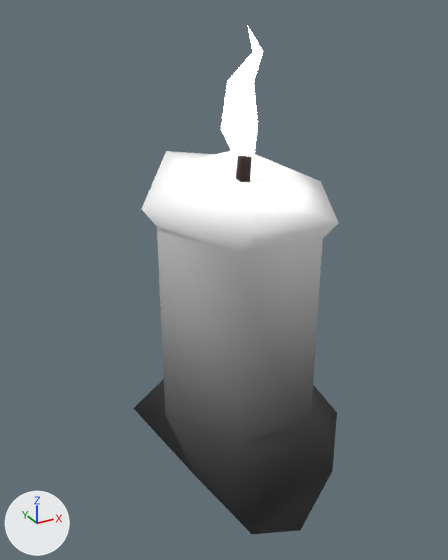
The glTF model Kirzoz/CandleShapeD.013.glb: old version first, new version second.
One viewpoint serves both versions: a camera (50 mm lens) standing at (-0.186, -0.31, 0.277) and looking at (-0.011, 0.008, 0.118). Every picture has the same lights, and +X, +Y and +Z are marked at lower left.

The older version as bpy lines, for what is in view:
```python
me_candle_a_005_014 = bpy.data.meshes.new('Candle_A_005.014')
me_candle_a_005_014.from_pydata(...)  # 60 vertices, 106 faces; spans x -0.067..0.075, y -0.061..0.069, z -0.059..0.268
# faces by material slot: [84, 22]
me_candle_a_005_014.materials.append(mat_halloweenswatchmat)
me_candle_a_005_014.materials.append(mat_halloweenswatchglow)
ob_candleshaped_013 = bpy.data.objects.new('CandleShapeD.013', me_candle_a_005_014)
ob_candleshaped_013.location = (0.0, 0.0, 0.0)
```
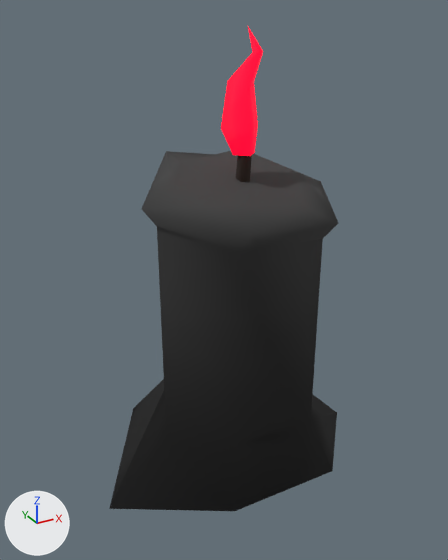
What differs and where, as boxes (x1, y1, x2, y2) in the pictures (448 x 560 px):
'CandleShapeD.013', reshaped (12% wider): before (133, 27, 338, 534); after (109, 27, 338, 511)
part 1 of me_candle_a_005_014, cut back: before (133, 228, 337, 534); after (109, 228, 337, 511)
part 2 of me_candle_a_005_014, surface changed: (142, 27, 338, 511) in both

The change, as a diff of the scene's bpy script:
```diff
--- a/Kirzoz/CandleShapeD.013.glb.py
+++ b/Kirzoz/CandleShapeD.013.glb.py
@@ me_candle_a_005_014 @@
 # used by ob_candleshaped_013; location = (0.0, 0.0, 0.0)
-me_candle_a_005_014.from_pydata(...)  # 60 vertices, 106 faces; spans x -0.067..0.075, y -0.061..0.069, z -0.059..0.268
+me_candle_a_005_014.from_pydata(...)  # 56 vertices, 98 faces; spans x -0.107..0.075, y -0.061..0.069, z -0.002..0.268
+# me_candle_a_005_014 part 1
+# 5 vertices are removed from x -0.049..0.02, y -0.05..-0.023, z -0.059..-0.002
+# 14 faces are deleted
+# 2 vertices move from x -0.059..0.049, y -0.001, z 0.035..0.036 to x -0.059..0.049, y -0.001, z 0.015..0.024
+# 1 vertex is added at (-0.107, -0.023, -0.002)
+# 6 new faces join them, mat_halloweenswatchmat
+# me_candle_a_005_014 part 2: 74 kept faces spanning x -0.067..0.075, y -0.061..0.069, z -0.002..0.268 get new texture (UV) coordinates
 me_candle_a_005_014.materials.append(mat_halloweenswatchmat)
```
